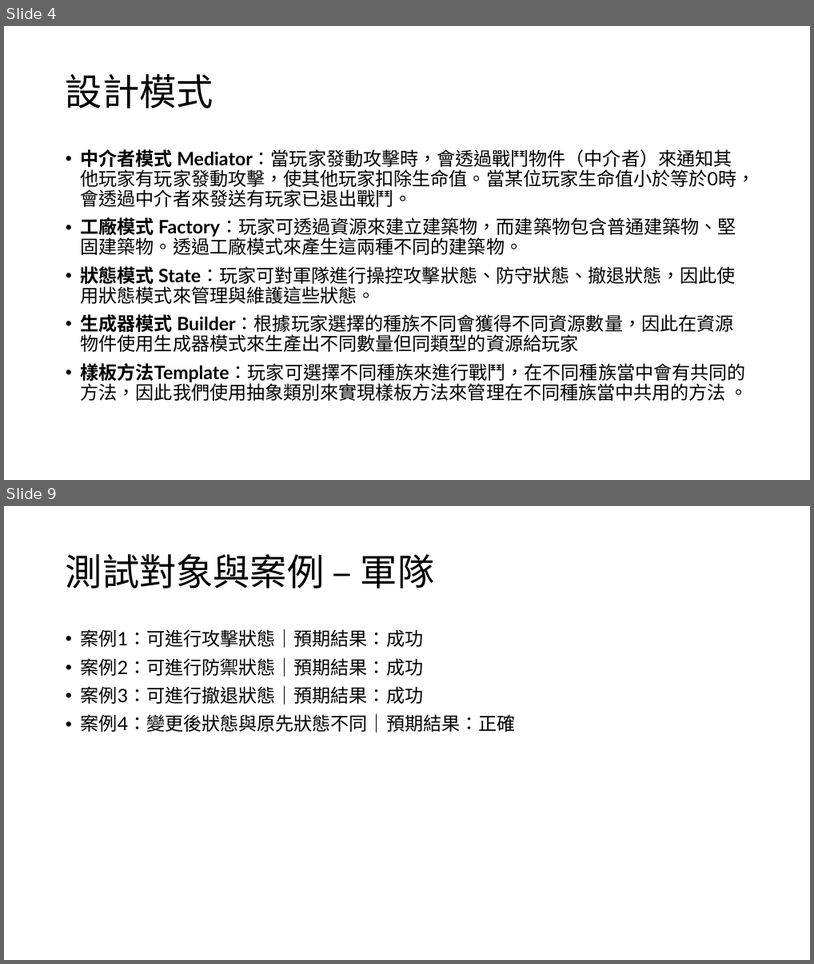
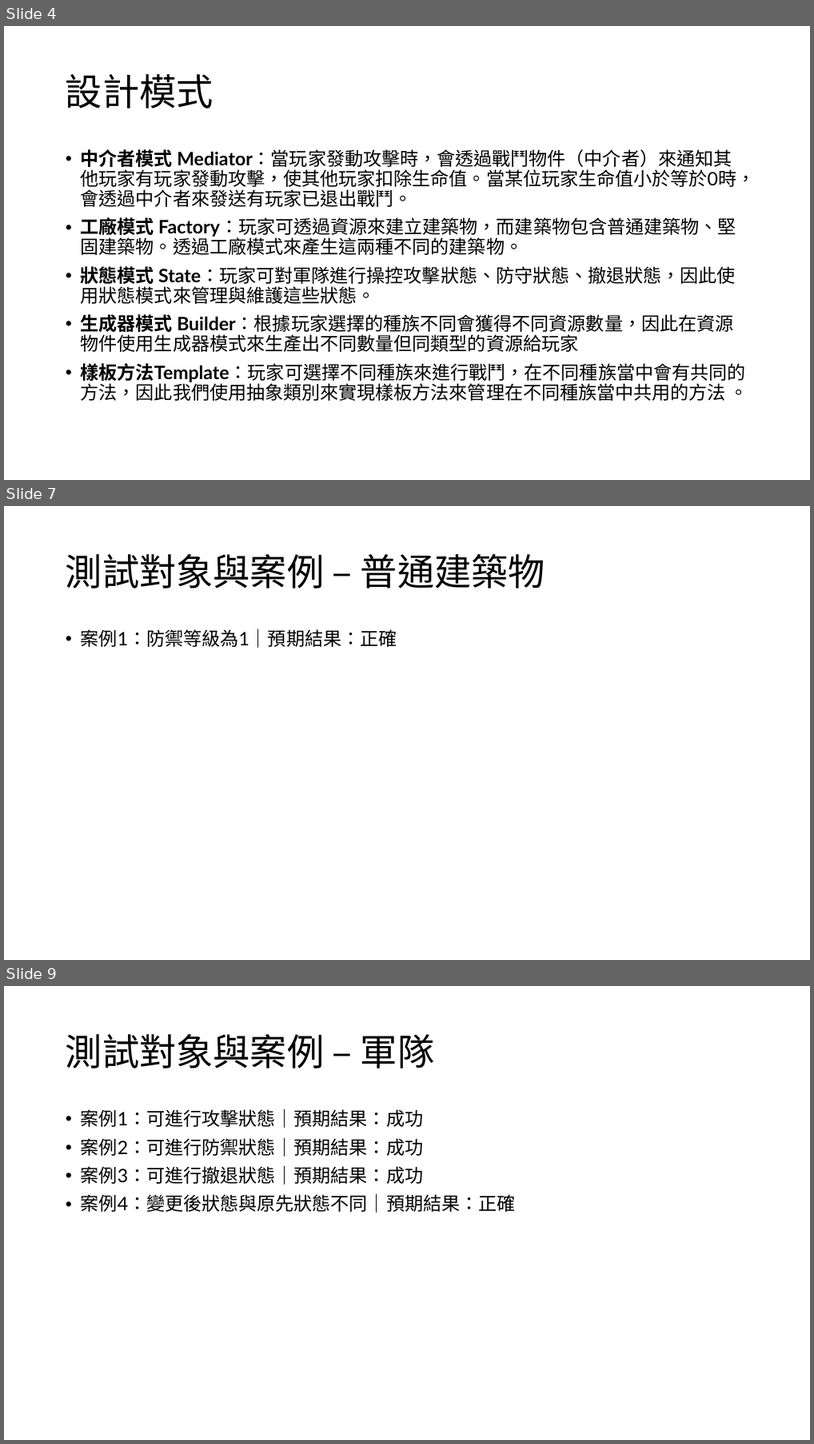
Before and after one commit to i39u65f51q/java-design-pattern, a slide deck: 軟體驗證簡報.pptx. Shown one above the other, each under a label of ours: slides 4 and 9 before the commit, slides 4, 7 and 9 after it; the slides between them are not shown. The pictures are 814x964 and 814x1444 pixels, drawn with LibreOffice and Linux fonts; fonts in the diff are those of the drawing. Boxes give left, top, right and bottom in pixels: in the first picture for what was removed or moved away, otherwise in the second. Text is boxed around its words. In the diff, an @@ line names an element or a change of style, - is before the commit and + after.

```diff
--- a/軟體驗證簡報.pptx
+++ b/軟體驗證簡報.pptx
@@ slide 7 added at bbox=[4, 506, 810, 960], background #FFFFFF @@
@@ title added at bbox=[66, 554, 546, 588], 44 pt, text #000000 @@
+測試對象與案例 – 普通建築物
@@ text added at bbox=[81, 628, 398, 648], 22 pt, text #000000 @@
+• 案例1：防禦等級為1｜預期結果：正確
```
Also in this commit, not shown: 5 slides changed, 7 other slides added.
